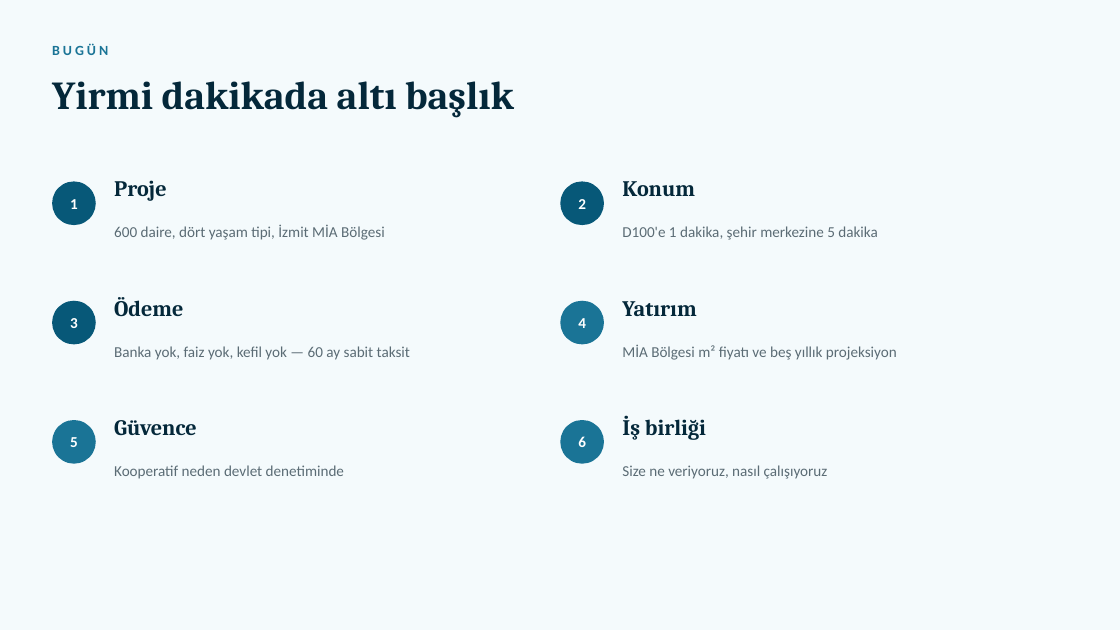
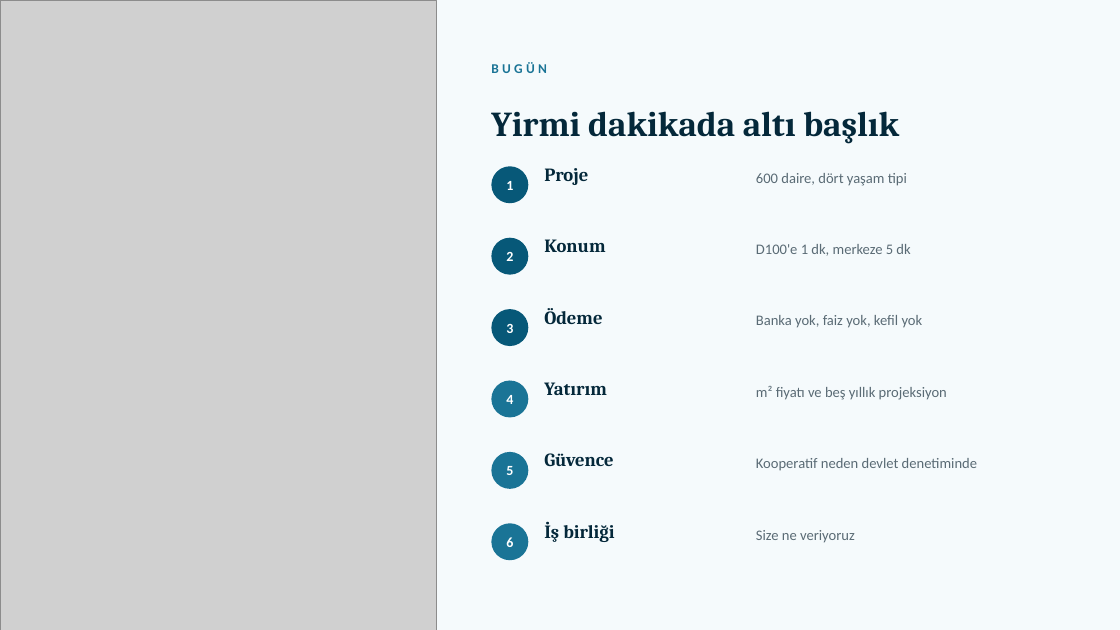
Before and after one commit to gitemreee/miaparkocean, a slide deck: slide 2 of sunum/MIA-PARK-OCEAN-Lansman-Sunumu.pptx. Drawn at 1120x630 pixels with LibreOffice and Linux fonts; fonts in the diff are those of the drawing; grey boxes stand for pictures. Boxes give left, top, right and bottom in pixels: in the first picture for what was removed or moved away, otherwise in the second. Text is boxed around its words. In the diff, an @@ line names an element or a change of style, - is before the commit and + after.

```diff
--- a/sunum/MIA-PARK-OCEAN-Lansman-Sunumu.pptx
+++ b/sunum/MIA-PARK-OCEAN-Lansman-Sunumu.pptx
@@ background #F4FAFC to #F5FAFC @@
@@ picture added at (x1=0, y1=0, x2=437, y2=630) @@
@@ text "BUGÜN" moved from (x1=52, y1=43, x2=108, y2=55) to (x1=491, y1=62, x2=547, y2=73) @@
@@ text "BUGÜN" at (x1=491, y1=62, x2=547, y2=73): size 12 to 11.5 pt, letter spacing 2.6 to 2.8 pt @@
@@ text "Yirmi dakikada altı başlık" moved from (x1=52, y1=81, x2=514, y2=118) to (x1=491, y1=111, x2=899, y2=144) @@
@@ text "Yirmi dakikada altı başlık" at (x1=491, y1=111, x2=899, y2=144): size 34 to 30 pt @@
@@ text "1" moved from (x1=70, y1=199, x2=78, y2=209) to (x1=506, y1=181, x2=513, y2=190) @@
@@ ellipse resized from (x1=560, y1=181, x2=604, y2=225) to (x1=492, y1=166, x2=528, y2=203) @@
@@ text "Proje" moved from (x1=114, y1=180, x2=166, y2=201) to (x1=544, y1=168, x2=588, y2=185) @@
@@ text at (x1=756, y1=173, x2=907, y2=186): text changed; size 13 to 12.5 pt; text colour #5B6C75 to #5A6B75 @@
-600 daire, dört yaşam tipi, İzmit MİA Bölgesi
+600 daire, dört yaşam tipi
@@ text "2" moved from (x1=578, y1=199, x2=586, y2=209) to (x1=506, y1=252, x2=513, y2=261) @@
@@ ellipse resized from (x1=52, y1=301, x2=96, y2=344) to (x1=492, y1=238, x2=528, y2=275) @@
@@ text "Konum" moved from (x1=622, y1=181, x2=695, y2=196) to (x1=544, y1=239, x2=605, y2=252) @@
@@ text at (x1=756, y1=244, x2=910, y2=255): text changed; size 13 to 12.5 pt; text colour #5B6C75 to #5A6B75 @@
-D100'e 1 dakika, şehir merkezine 5 dakika
+D100'e 1 dk, merkeze 5 dk
@@ text "3" moved from (x1=70, y1=318, x2=78, y2=328) to (x1=506, y1=324, x2=513, y2=333) @@
@@ ellipse resized from (x1=52, y1=181, x2=96, y2=225) to (x1=492, y1=309, x2=528, y2=346) @@
@@ text "Ödeme" moved from (x1=114, y1=297, x2=183, y2=317) to (x1=544, y1=308, x2=602, y2=324) @@
@@ text at (x1=756, y1=315, x2=923, y2=328): text changed; size 13 to 12.5 pt; text colour #5B6C75 to #5A6B75 @@
-Banka yok, faiz yok, kefil yok — 60 ay sabit taksit
+Banka yok, faiz yok, kefil yok
@@ text "4" moved from (x1=578, y1=318, x2=586, y2=328) to (x1=506, y1=395, x2=513, y2=404) @@
@@ ellipse resized from (x1=560, y1=301, x2=604, y2=344) to (x1=492, y1=381, x2=528, y2=418) @@
@@ text "Yatırım" moved from (x1=622, y1=301, x2=696, y2=316) to (x1=544, y1=382, x2=607, y2=395) @@
@@ text at (x1=756, y1=386, x2=947, y2=400): text changed; size 13 to 12.5 pt; text colour #5B6C75 to #5A6B75 @@
-MİA Bölgesi m² fiyatı ve beş yıllık projeksiyon
+m² fiyatı ve beş yıllık projeksiyon
@@ text "Güvence" moved from (x1=114, y1=420, x2=197, y2=436) to (x1=544, y1=453, x2=613, y2=466) @@
@@ text "Kooperatif neden devlet denetiminde" moved from (x1=114, y1=465, x2=344, y2=479) to (x1=756, y1=458, x2=977, y2=471) @@
@@ text "Kooperatif neden devlet denetiminde" at (x1=756, y1=458, x2=977, y2=471): size 13 to 12.5 pt, text colour #5B6C75 to #5A6B75 @@
@@ size 13 to 12 pt in 6 elements at (x1=506, y1=252, x2=513, y2=261), (x1=506, y1=395, x2=513, y2=404), (x1=506, y1=537, x2=513, y2=547), (x1=506, y1=181, x2=513, y2=190), (x1=506, y1=324, x2=513, y2=333), (x1=506, y1=466, x2=513, y2=475) @@
@@ text "5" moved from (x1=70, y1=437, x2=78, y2=447) to (x1=506, y1=466, x2=513, y2=475) @@
@@ ellipse resized from (x1=560, y1=420, x2=604, y2=464) to (x1=492, y1=452, x2=528, y2=489) @@
@@ text "6" moved from (x1=578, y1=436, x2=586, y2=447) to (x1=506, y1=537, x2=513, y2=547) @@
@@ ellipse resized from (x1=52, y1=420, x2=96, y2=464) to (x1=492, y1=523, x2=528, y2=560) @@
@@ size 19 to 16 pt in 6 elements at (x1=544, y1=168, x2=588, y2=185), (x1=544, y1=239, x2=605, y2=252), (x1=544, y1=308, x2=602, y2=324), (x1=544, y1=382, x2=607, y2=395), (x1=544, y1=453, x2=613, y2=466), (x1=544, y1=521, x2=614, y2=542) @@
@@ text "İş birliği" moved from (x1=622, y1=415, x2=706, y2=440) to (x1=544, y1=521, x2=614, y2=542) @@
@@ text at (x1=756, y1=530, x2=855, y2=543): text changed; size 13 to 12.5 pt; text colour #5B6C75 to #5A6B75 @@
-Size ne veriyoruz, nasıl çalışıyoruz
+Size ne veriyoruz
```
Also in this commit, not shown: 14 other slides changed, 53 other files.
